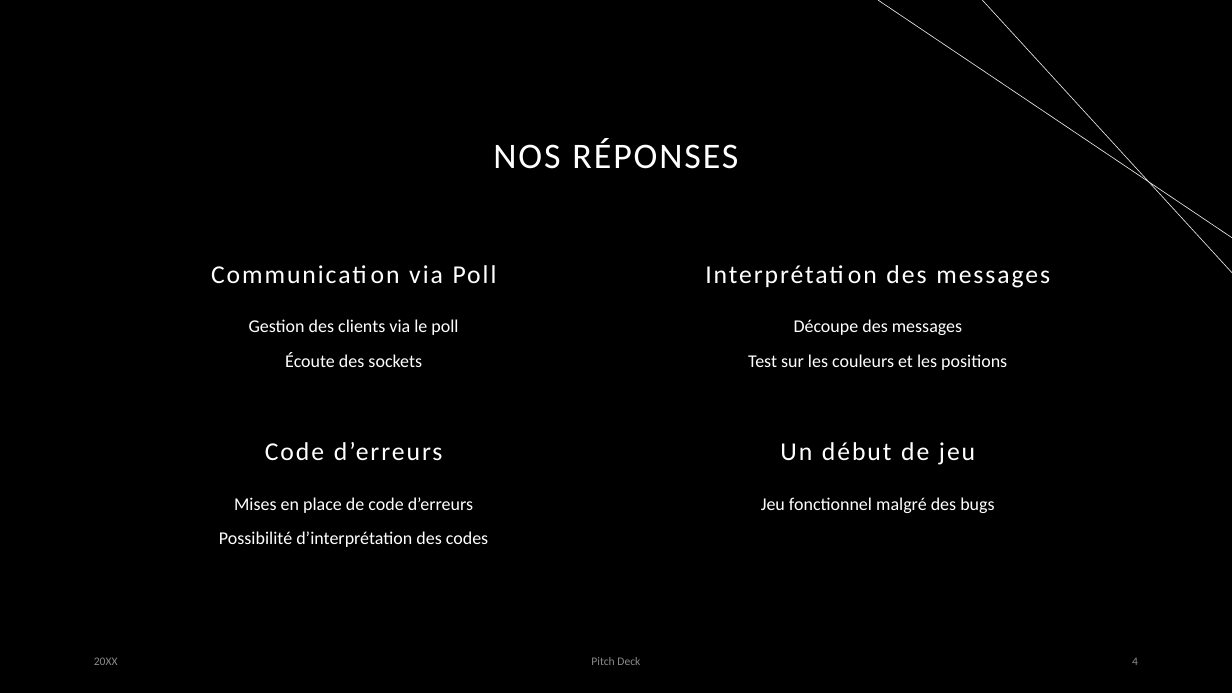
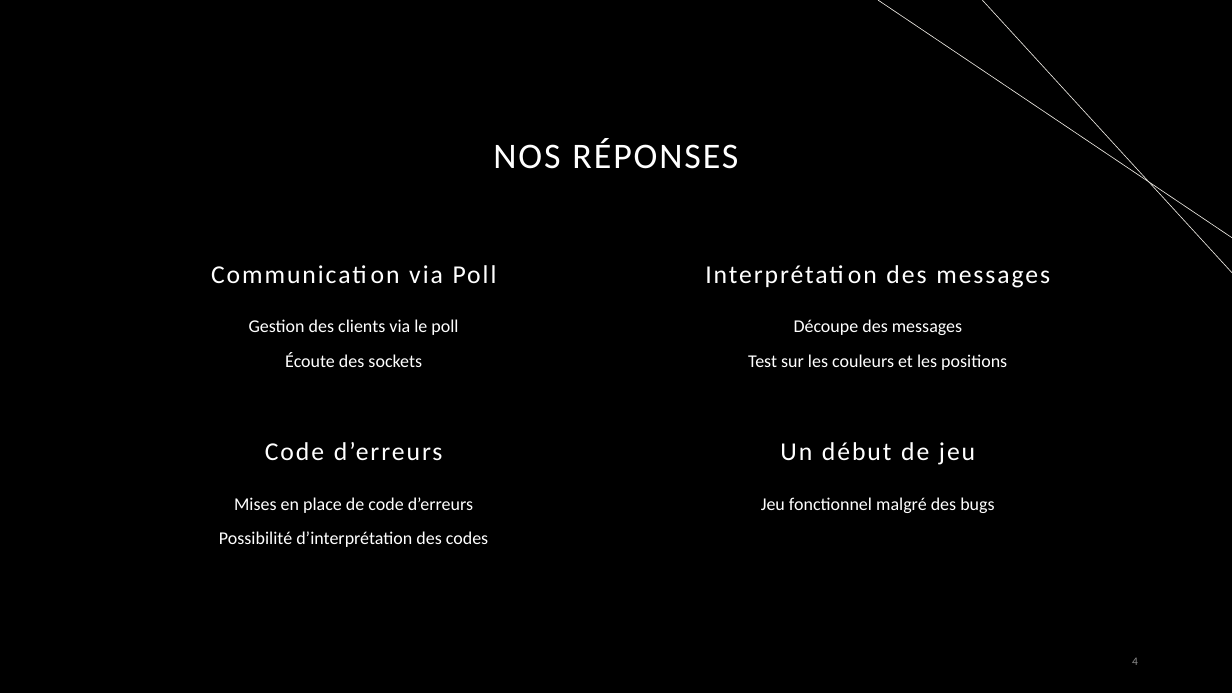
Before and after one commit to AsthaFinito/ProjetReseauS4, a slide deck: slide 4 of Pixel war.pptx. Drawn at 1232x693 pixels with LibreOffice and Linux fonts; fonts in the diff are those of the drawing. Boxes give left, top, right and bottom in pixels: in the first picture for what was removed or moved away, otherwise in the second. Text is boxed around its words. In the diff, an @@ line names an element or a change of style, - is before the commit and + after.

```diff
--- a/Pixel war.pptx
+++ b/Pixel war.pptx
@@ text removed at (x1=94, y1=657, x2=118, y2=665) @@
-20XX
@@ text removed at (x1=591, y1=657, x2=640, y2=665) @@
-Pitch Deck
```
Also in this commit, not shown: 3 other slides changed.
